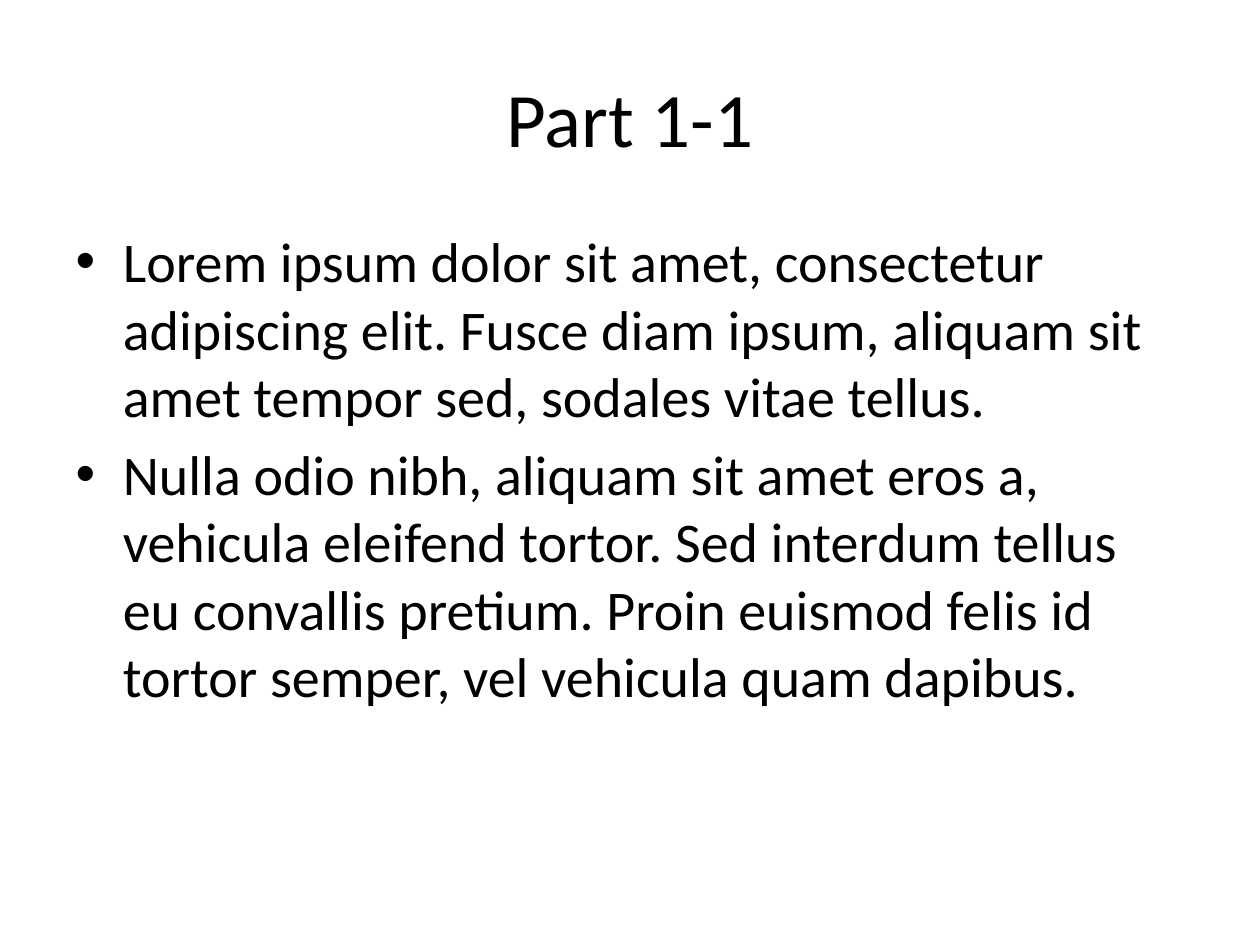
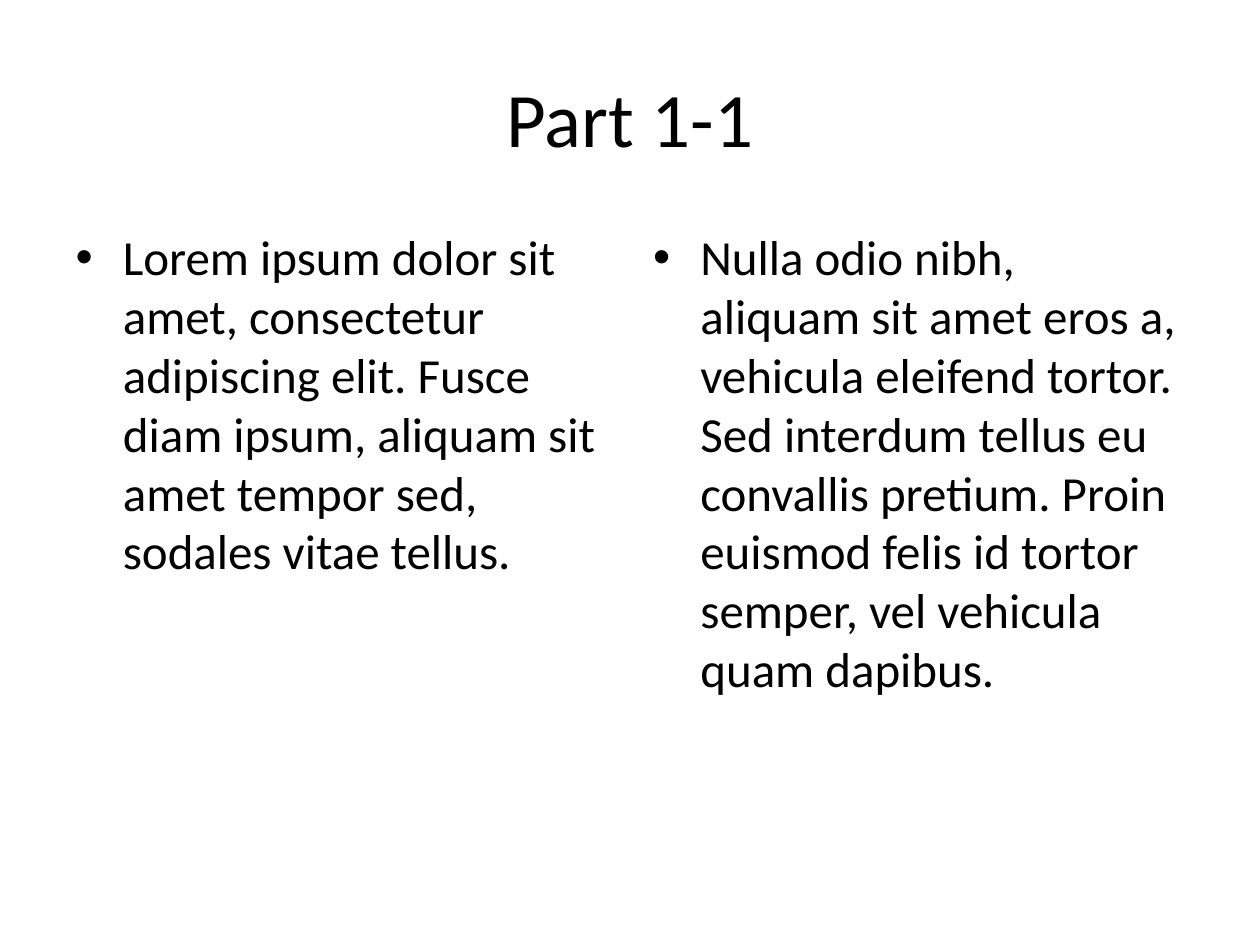
Before and after one commit to GremyTrullier/PFE-Text2Slide, a slide deck: slide 3 of python-pptx/testjson2.pptx (slide 4 before the commit). Drawn at 1260x945 pixels with LibreOffice and Linux fonts; fonts in the diff are those of the drawing. Boxes give left, top, right and bottom in pixels: in the first picture for what was removed or moved away, otherwise in the second. Text is boxed around its words. In the diff, an @@ line names an element or a change of style, - is before the commit and + after.

```diff
--- a/python-pptx/testjson2.pptx
+++ b/python-pptx/testjson2.pptx
@@ text "Lorem ipsum dolor sit amet, ..." at (123, 241, 595, 570): size 32 to 28 pt @@
@@ text added at (700, 241, 1176, 695), 28 pt, text #000000 @@
+• Nulla odio nibh, aliquam sit amet eros a, vehicula eleifend tortor. Sed interdum tellus eu convallis pretium. Proin euismod felis id tortor semper, vel vehicula quam dapibus.
@@ text at (123, 456, 1117, 706): paragraph removed @@
-• Nulla odio nibh, aliquam sit amet eros a, vehicula eleifend tortor. Sed interdum tellus eu convallis pretium. Proin euismod felis id tortor semper, vel vehicula quam dapibus.
```
Also in this commit, not shown: 2 other slides changed, 1 slide removed, 1 other file.
